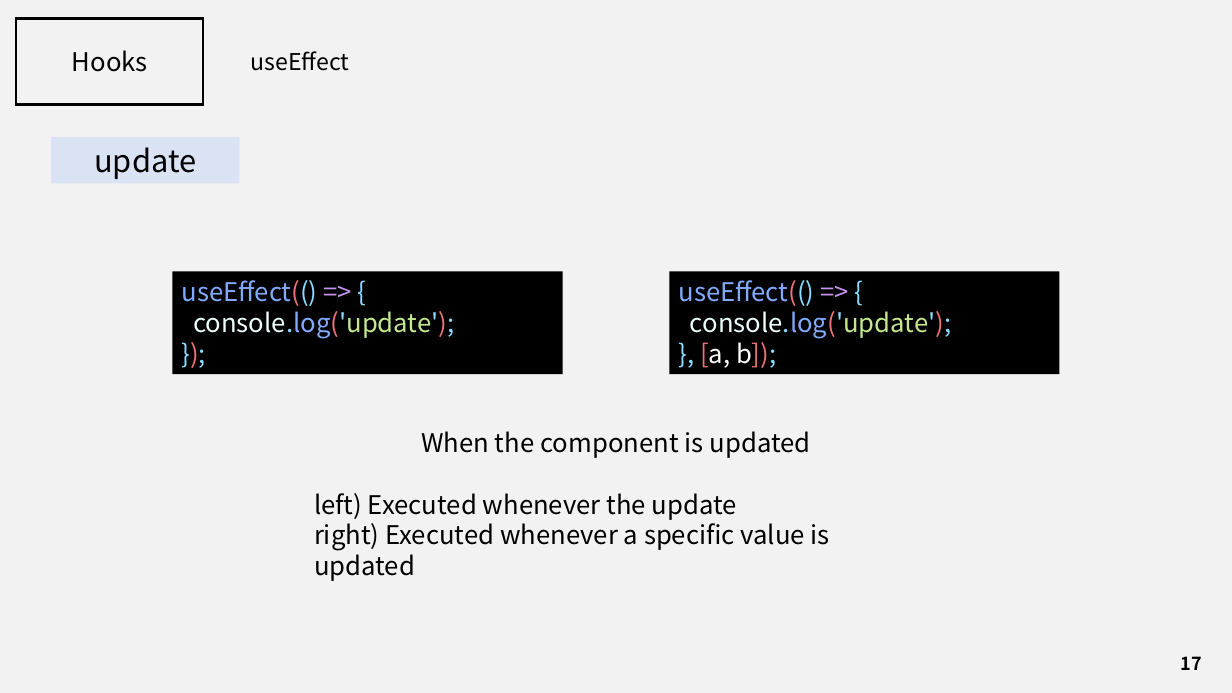
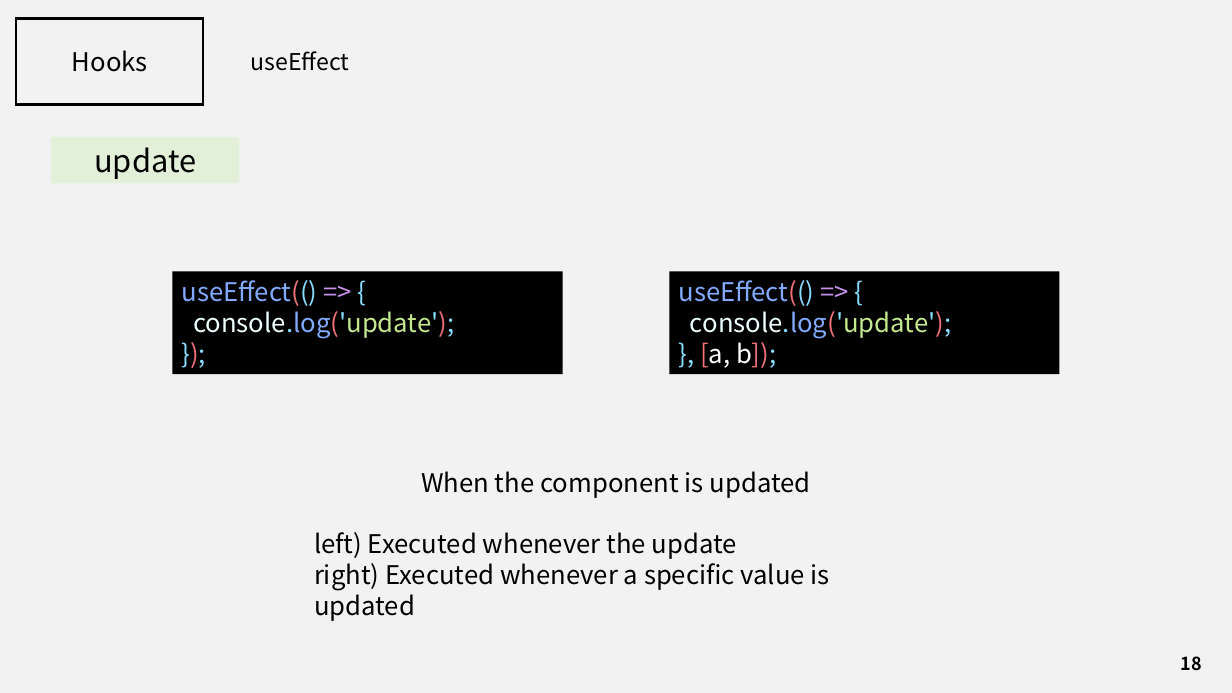
Before and after one commit to J3SUNG/Seminar, a slide deck: slide 18 of 210229_React_Hooks.pptx (slide 17 before the commit). Drawn at 1232x693 pixels with LibreOffice and Linux fonts; fonts in the diff are those of the drawing. Boxes give left, top, right and bottom in pixels: in the first picture for what was removed or moved away, otherwise in the second. Text is boxed around its words. In the diff, an @@ line names an element or a change of style, - is before the commit and + after.

```diff
--- a/210229_React_Hooks.pptx
+++ b/210229_React_Hooks.pptx
@@ rectangle "update" at (x1=51, y1=137, x2=239, y2=183): fill #DAE3F3 to #E2F0D9 @@
@@ text "When the component is updated" moved from (x1=314, y1=431, x2=830, y2=551) to (x1=314, y1=471, x2=830, y2=591) @@
@@ page number at (x1=1181, y1=656, x2=1202, y2=671): text changed @@
-17
+18
```
Also in this commit, not shown: 20 other slides changed, 1 slide added, 1 other file.
